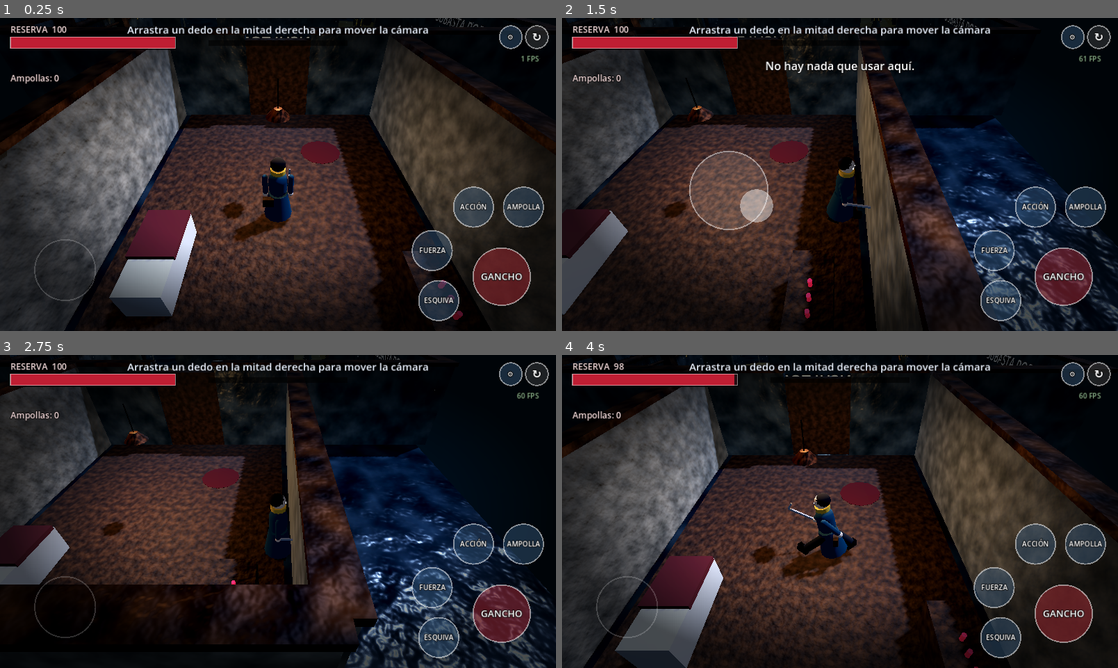
Above: before the commit, frames 1-4 (two rows, left to right).
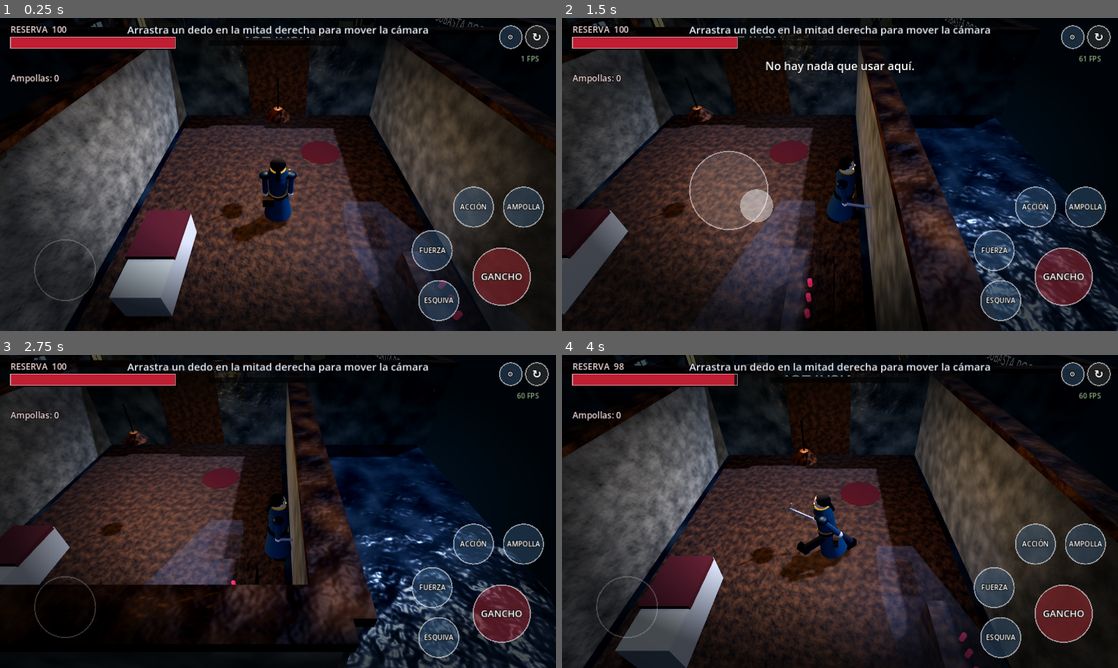
Above: after the commit, the same moments.

Repository: iskyhigh00/GpA
Game: Godot game, scene res://scenes/main.tscn
The game is run twice, just before and just after one commit, with the same random seed, the same clock (stepped at 60 frames per second) and the same inputs.
Inputs (mouse positions are in pixels of both pictures, inside the frame that each line leads up to):
- Up to frame 1 (0.25 s): no input
- Up to frame 2 (1.5 s): move the mouse to (962, 158) at 0.52 s; hold D (move_right) 0.53-1.25 s; tap E (action) at 0.6 s; click (962, 158) at 0.67 s; drag from (728, 190) to (812, 237) at 1.27 s
- Up to frame 3 (2.75 s): move the mouse to (333, 442) at 2.02 s; hold D (move_right) from 2.03 s (still down); tap Space (dodge) at 2.1 s
- Up to frame 4 (4 s): release D (move_right) at 2.75 s; tap Enter at 2.75 s; drag from (812, 574) to (673, 464) at 2.77 s; move the mouse to (1006, 558) at 3.52 s; hold A (move_left) from 3.53 s (still down); tap J (hook) at 3.6 s

The runs differ from the first frame. In frame 1, 3.2% of the frame differs, in the area x 5-84%, y 0-100%; in frame 2, 4.5%, in the area x 0-82%, y 0-100%; in frame 3, 2.7%; in frame 4, 3.9%.

Commit message:
Arquitectura gótica, vitrales con haces de luz, niebla baja, más detalle de personajes y MSAA 4x
Co-Authored-By: Claude Sonnet 5.5 <noreply@anthropic.com>
Claude-Session: https://claude.ai/code/session_014vvngXY1qH63ojqbti9ztP

Diff:
--- a/project.godot
+++ b/project.godot
@@ -26,7 +26,11 @@
 renderer/rendering_method="gl_compatibility"
 renderer/rendering_method.mobile="gl_compatibility"
 textures/vram_compression/import_etc2_astc=true
-lights_and_shadows/directional_shadow/size=2048
-lights_and_shadows/directional_shadow/size.mobile=2048
-lights_and_shadows/directional_shadow/soft_shadow_filter_quality=1
-lights_and_shadows/directional_shadow/soft_shadow_filter_quality.mobile=0
+lights_and_shadows/directional_shadow/size=4096
+lights_and_shadows/directional_shadow/size.mobile=4096
+lights_and_shadows/directional_shadow/soft_shadow_filter_quality=3
+lights_and_shadows/directional_shadow/soft_shadow_filter_quality.mobile=2
+anti_aliasing/quality/msaa_3d=2
+anti_aliasing/quality/msaa_3d.mobile=2
+limits/opengl/max_lights_per_object=12
+limits/opengl/max_renderable_lights=64
--- a/scripts/gfx.gd
+++ b/scripts/gfx.gd
@@ -293,3 +293,16 @@
 
 static func no_shadow(mi: GeometryInstance3D) -> void:
 	mi.cast_shadow = GeometryInstance3D.SHADOW_CASTING_SETTING_OFF
+
+
+static func torus_m(inner: float, outer: float, m: Material) -> MeshInstance3D:
+	var mi := MeshInstance3D.new()
+	var tm := TorusMesh.new()
+	tm.inner_radius = inner
+	tm.outer_radius = outer
+	tm.rings = 16
+	tm.ring_segments = 8
+	if not headless:
+		mi.mesh = tm
+	mi.material_override = m
+	return mi
--- a/scripts/level.gd
+++ b/scripts/level.gd
@@ -248,6 +248,122 @@
 	add_child(p)
 
 
+func _arch(x: float, z0: float) -> void:
+	var stone := Gfx.mat_stone()
+	for sgn in [-1.0, 1.0]:
+		var slab := Gfx.box_m(Vector3(0.6, 0.32, 1.85), stone)
+		slab.position = Vector3(x, 2.88, z0 + sgn * 0.78)
+		slab.rotation_degrees.x = 31.0 * sgn
+		add_child(slab)
+		var spring := Gfx.box_m(Vector3(0.7, 0.3, 0.5), Gfx.mat_rust())
+		spring.position = Vector3(x, 2.3, z0 + sgn * 1.55)
+		add_child(spring)
+	var key := Gfx.box_m(Vector3(0.7, 0.4, 0.4), Gfx.mat_rust())
+	key.position = Vector3(x, 3.35, z0)
+	add_child(key)
+
+
+func _column(x: float, z: float) -> void:
+	var st := Gfx.mat_stone()
+	var b := Gfx.solid_m(self, Vector3(x, 1.4, z), Vector3(0.7, 2.8, 0.7), st, 2)
+	b.get_child(1).queue_free()
+	var base := Gfx.box_m(Vector3(1.0, 0.3, 1.0), st)
+	base.position = Vector3(0.0, -1.25, 0.0)
+	b.add_child(base)
+	var shaft := Gfx.cyl_m(0.3, 2.3, st, 0.34)
+	shaft.position = Vector3(0.0, 0.0, 0.0)
+	b.add_child(shaft)
+	var cap := Gfx.box_m(Vector3(0.9, 0.32, 0.9), st)
+	cap.position = Vector3(0.0, 1.2, 0.0)
+	b.add_child(cap)
+	for yy in [-0.7, 0.7]:
+		var ring := Gfx.cyl_m(0.36, 0.1, Gfx.mat_rust())
+		ring.position = Vector3(0.0, yy, 0.0)
+		b.add_child(ring)
+
+
+func _window(pos: Vector3, rot_y: float, c: Color, beam_to: Vector3) -> void:
+	var w := Node3D.new()
+	w.position = pos
+	w.rotation_degrees.y = rot_y
+	add_child(w)
+	var glass := Gfx.box_m(Vector3(1.1, 1.8, 0.06), Gfx.mat_glow(c, 1.8))
+	w.add_child(glass)
+	var frame := Gfx.mat_rust()
+	var v := Gfx.box_m(Vector3(0.08, 1.9, 0.1), frame)
+	w.add_child(v)
+	var h := Gfx.box_m(Vector3(1.2, 0.08, 0.1), frame)
+	h.position = Vector3(0.0, 0.2, 0.0)
+	w.add_child(h)
+	for sx in [-0.6, 0.6]:
+		var side := Gfx.box_m(Vector3(0.1, 1.9, 0.12), frame)
+		side.position = Vector3(sx, 0.0, 0.0)
+		w.add_child(side)
+	var top := Gfx.box_m(Vector3(0.9, 0.5, 0.1), frame)
+	top.position = Vector3(0.0, 1.0, 0.0)
+	top.rotation_degrees.z = 45.0
+	top.scale = Vector3(0.5, 0.5, 1.0)
+	w.add_child(top)
+	var ray := Gfx.beam(Color(c.r, c.g, c.b, 0.07))
+	Gfx.no_shadow(ray)
+	add_child(ray)
+	Gfx.place_beam(ray, pos + Vector3(0.0, 0.2, 0.0), beam_to, 0.9)
+	var sp := SpotLight3D.new()
+	sp.position = pos + Vector3(0.0, 0.0, 0.0)
+	sp.light_color = c
+	sp.light_energy = 2.0
+	sp.spot_range = 13.0
+	sp.spot_angle = 38.0
+	add_child(sp)
+	sp.look_at(beam_to, Vector3.RIGHT)
+
+
+func _build_gothic() -> void:
+	# Arcos sobre los dos pasos del muro divisor.
+	_arch(DIVIDER_X, -6.5)
+	_arch(DIVIDER_X, 6.5)
+	# Columnas fuera de las rutas.
+	for cp in [Vector2(4.5, 0.0), Vector2(11.5, -1.6), Vector2(11.5, 1.8), Vector2(19.0, -4.5)]:
+		_column(cp.x, cp.y)
+	# Vitrales con haces de luz sobre el muro norte.
+	_window(Vector3(0.5, 1.9, -9.94), 0.0, Color(0.35, 0.55, 1.0), Vector3(0.5, 0.0, -5.5))
+	_window(Vector3(6.0, 1.9, -9.94), 0.0, Color(1.0, 0.7, 0.3), Vector3(6.0, 0.0, -6.0))
+	_window(Vector3(16.0, 1.9, -9.94), 0.0, Color(0.9, 0.25, 0.3), Vector3(16.0, 0.0, -5.0))
+	_window(Vector3(-14.94, 1.9, 2.2), 90.0, Color(0.4, 0.6, 1.0), Vector3(-11.0, 0.0, 2.2))
+	# Rodapié oscuro y juntas de las losas del suelo.
+	var trim := Gfx.mat_gloss(Color(0.04, 0.04, 0.05), 0.5)
+	for t in [Vector4(9.0, -9.9, 28.0, 0.12), Vector4(9.0, 9.9, 28.0, 0.12)]:
+		var bt := Gfx.box_m(Vector3(t.z, 0.35, 0.2), trim)
+		bt.position = Vector3(t.x, 0.18, t.y)
+		add_child(bt)
+	for i in 15:
+		var seam := Gfx.box_m(Vector3(0.04, 0.012, 20.0), trim)
+		seam.position = Vector3(-4.0 + i * 2.0, 0.008, 0.0)
+		Gfx.no_shadow(seam)
+		add_child(seam)
+	for j in 9:
+		var seam2 := Gfx.box_m(Vector3(28.0, 0.012, 0.04), trim)
+		seam2.position = Vector3(9.0, 0.008, -8.0 + j * 2.0)
+		Gfx.no_shadow(seam2)
+		add_child(seam2)
+	# Cuerdas enrolladas, bolardos y cadenas.
+	for rp in [Vector3(21.2, 0.12, 7.5), Vector3(-3.5, 0.12, 9.2)]:
+		var rope := Gfx.torus_m(0.12, 0.42, Gfx.mat_cloth(Color(0.35, 0.27, 0.15)))
+		rope.position = rp
+		add_child(rope)
+	for bp in [Vector3(22.4, 0.0, 5.5), Vector3(22.4, 0.0, 8.0)]:
+		var bol := Gfx.cyl_m(0.14, 0.7, Gfx.mat_rust(), 0.2)
+		bol.position = bp + Vector3(0.0, 0.35, 0.0)
+		add_child(bol)
+		var head := Gfx.sphere_m(0.2, Gfx.mat_rust())
+		head.position = bp + Vector3(0.0, 0.72, 0.0)
+		add_child(head)
+	for cx in [2.0, 8.0, 14.0, 20.0]:
+		var chain := Gfx.cyl_m(0.02, 1.4, Gfx.mat_gloss(Color(0.06, 0.06, 0.06), 0.5))
+		chain.position = Vector3(cx, 2.5, -9.7)
+		add_child(chain)
+
+
 func _build_particles() -> void:
 	if Gfx.headless:
 		return
@@ -284,6 +400,33 @@
 	var sq := QuadMesh.new()
 	sq.size = Vector2(0.9, 0.9)
 	sq.material = sm
+	var mist := GPUParticles3D.new()
+	mist.amount = 36
+	mist.lifetime = 12.0
+	mist.preprocess = 12.0
+	mist.visibility_aabb = AABB(Vector3(-16.0, -1.0, -12.0), Vector3(32.0, 4.0, 24.0))
+	var mm := ParticleProcessMaterial.new()
+	mm.emission_shape = ParticleProcessMaterial.EMISSION_SHAPE_BOX
+	mm.emission_box_extents = Vector3(14.0, 0.15, 9.0)
+	mm.direction = Vector3(1.0, 0.0, 0.2)
+	mm.spread = 25.0
+	mm.initial_velocity_min = 0.1
+	mm.initial_velocity_max = 0.3
+	mm.gravity = Vector3.ZERO
+	mm.scale_min = 2.0
+	mm.scale_max = 4.0
+	mist.process_material = mm
+	var mqm := StandardMaterial3D.new()
+	mqm.shading_mode = BaseMaterial3D.SHADING_MODE_UNSHADED
+	mqm.billboard_mode = BaseMaterial3D.BILLBOARD_ENABLED
+	mqm.transparency = BaseMaterial3D.TRANSPARENCY_ALPHA
+	mqm.albedo_color = Color(0.55, 0.65, 0.75, 0.07)
+	var mq := QuadMesh.new()
+	mq.size = Vector2(2.0, 1.2)
+	mq.material = mqm
+	mist.draw_pass_1 = mq
+	mist.position = Vector3(9.0, 0.5, 0.0)
+	add_child(mist)
 	grate_steam = GPUParticles3D.new()
 	grate_steam.amount = 24
 	grate_steam.lifetime = 3.0
@@ -443,6 +586,7 @@
 		bar.position = Vector3(-0.8 + i * 0.4, 0.06, 0.0)
 		grate_plate.add_child(bar)
 	add_child(grate_plate)
+	_build_gothic()
 	_build_particles()
 
 
--- a/scripts/player.gd
+++ b/scripts/player.gd
@@ -60,6 +60,10 @@
 	var scarf := Gfx.cyl_m(0.2, 0.12, Gfx.mat_cloth(Color(0.8, 0.6, 0.2)))
 	scarf.position = Vector3(0.0, 0.86, 0.0)
 	rig.body.add_child(scarf)
+	var tail := Gfx.capsule_m(0.06, 0.4, Gfx.mat_cloth(Color(0.1, 0.07, 0.06)))
+	tail.position = Vector3(0.0, 0.0, 0.2)
+	tail.rotation_degrees = Vector3(-25.0, 0.0, 0.0)
+	rig.head.add_child(tail)
 	var bag := Gfx.box_m(Vector3(0.3, 0.26, 0.14), Gfx.mat_wood())
 	bag.position = Vector3(-0.26, -0.05, 0.22)
 	rig.hips.add_child(bag)
--- a/scripts/rig.gd
+++ b/scripts/rig.gd
@@ -66,6 +66,20 @@
 			r.arm_l = arm
 		else:
 			r.arm_r = arm
+	var belt := Gfx.cyl_m(0.27 * w, 0.1, Gfx.mat_gloss(Color(0.07, 0.05, 0.04), 0.5), 0.27 * w)
+	belt.position = Vector3(0.0, 0.08, 0.0)
+	r.body.add_child(belt)
+	var buckle := Gfx.box_m(Vector3(0.09, 0.09, 0.03), Gfx.mat_gloss(Color(0.8, 0.65, 0.3), 0.25))
+	buckle.position = Vector3(0.0, 0.08, -0.27 * w)
+	r.body.add_child(buckle)
+	var collar := Gfx.cyl_m(0.21 * w, 0.14, Gfx.mat_cloth(coat_c), 0.27 * w)
+	collar.position = Vector3(0.0, 0.84, 0.0)
+	r.body.add_child(collar)
+	for side in [-1.0, 1.0]:
+		var pad := Gfx.sphere_m(0.13 * w, Gfx.mat_gloss(coat_c.darkened(0.3), 0.45))
+		pad.position = Vector3(0.33 * side * w, 0.7, 0.0)
+		pad.scale = Vector3(1.2, 0.7, 1.1)
+		r.body.add_child(pad)
 	r.head = Node3D.new()
 	r.head.position = Vector3(0.0, 0.92, 0.0)
 	r.body.add_child(r.head)
